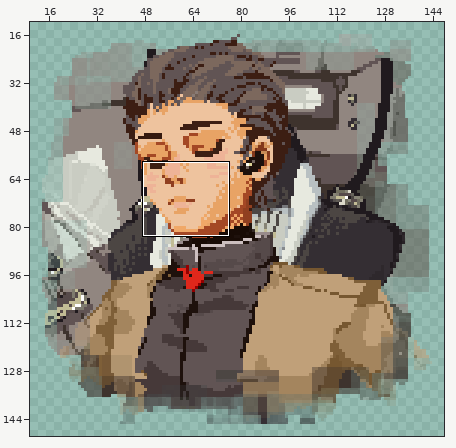
Two states of a sprite sheet, Assets/Sprites/Character/Display/00/Normal/03.png. Above: a wide view before the commit, with the close-up outlined.
Close-up. As it was:
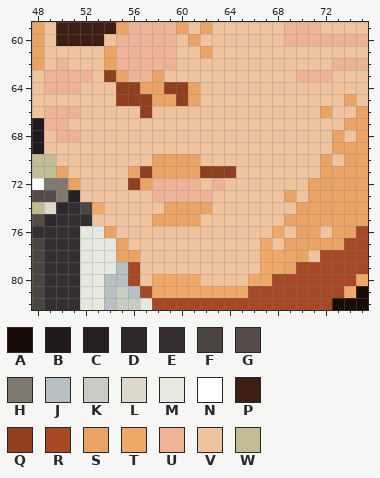
The file is 150x150 pixels. Pixels under 10% opacity are left out. Colours within 5 levels of each other are drawn and written as one. Shown: x 48..75, y 59..82. The wide view leaves out empty margins.
Palette (. is transparent): A #180b05  B #201a1e  C #272125  D #2e282c  E #342e33  F #4c4643  G #564a4a  H #7e7a6e  J #b8c0c2  K #c9ccc2  L #dcd9ca  M #e7e9df  N #ffffff  P #3c1e13  Q #903f20  R #a44825  S #e8a365  T #f0a868  U #eeb397  V #eec39e  W #c2bc95
Pixels before, first column x 48:
59 SVPPPPPSUUUUSVSVVVVVVUUUVVVV
60 SVPPPPVUUUUUVSVVVVVVVUUUUUUU
61 SVVVVVSUUUUUVVSVVVVVVVVVVVVV
62 SVUVVVSUUUUUVVVVVVVVVVVVVUUU
63 VUUUUVQSUUSVVVVVVVVVVVUUUVVV
64 VUUUVVVQQSSQQSVVVVVVVVVVVVVV
65 VVVVVVVQQQSSQSVVVVVVVVVVVVSV
66 VUUUVVVVVQVVVVVVVVVVVVVVSVVS
67 BUUVVVVVVVVVVVVVVVVVVVVVVVSS
68 BVUUVVVVVVVVVVVVVVVVVVVVVSVS
69 BVVVVVVVVVVVVVVVVVVVVVVVVSSS
70 WWVVVVVVVVSSSSVVVVVVVVVVSVSS
71 WWSVVVVVSQSSSSQQQVVVVVVVSSSS
72 NHHSVVVVQSUUUUVUVVVVVVVSSSSS
73 GGHCVVVVVVUUUUUVVVVVVSVSSSSS
74 WLDEFTVVVVVSSSSVVVVVVVSSSSSS
75 GDEEEVVVVVSSSSVVVVVVVSSSSSSS
76 EEEEMMSVVVVVVVVVVVVVTVSSVSSR
77 FEEEMMMSVVVVVVVVVVVTVSSSSSRR
78 FEEEMMMSSVVVVVVVVVVTTTSVRRRR
79 FEEEMMMJRVVVVVVVVVVTTSRRRRRR
80 FEEEMMJJRVTTTTVVVVTTRRRRRRRT
81 FEEEMMJKJRTTTTTTTTRRRRRRRRTA
82 FEEEMMJKKMRRRRRRRRRRRRRRRAAA
Now the later version:
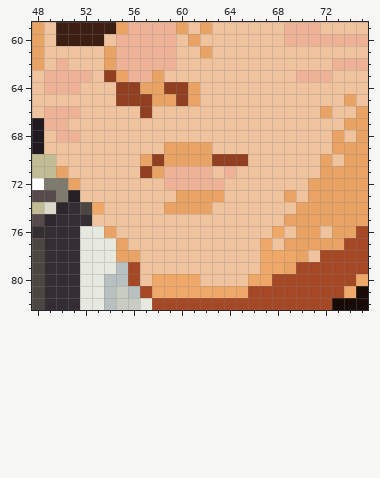
What changed:
The author changed colour S to colour Q in row 70 at x 58.
The author changed colour V to colour Q in row 70 at x 63 to 65.
The author changed colour U to colour S in row 73 at x 60 to 62.
The author changed colour V to colour S in row 69 at x 59 to 62; in row 70 at x 57 and 62; in row 73 at x 63.
The author changed colour Q to colour U in row 71 at x 62 and 64.
The author changed colour S to colour U in row 71 at x 59 to 61.
The author changed colour V to colour U in row 72 at x 62.
The author changed colour Q to colour V in row 71 at x 63; in row 72 at x 56.
The author changed colour S to colour V in row 71 at x 56; in row 72 at x 57; in row 75 at x 58 to 61.
The author changed colour U to colour V in row 72 at x 58; in row 73 at x 58 to 59.
Pixel boxes of the changes (left, top, right, bottom) in both close-ups:
changed: (128, 142, 248, 226)
